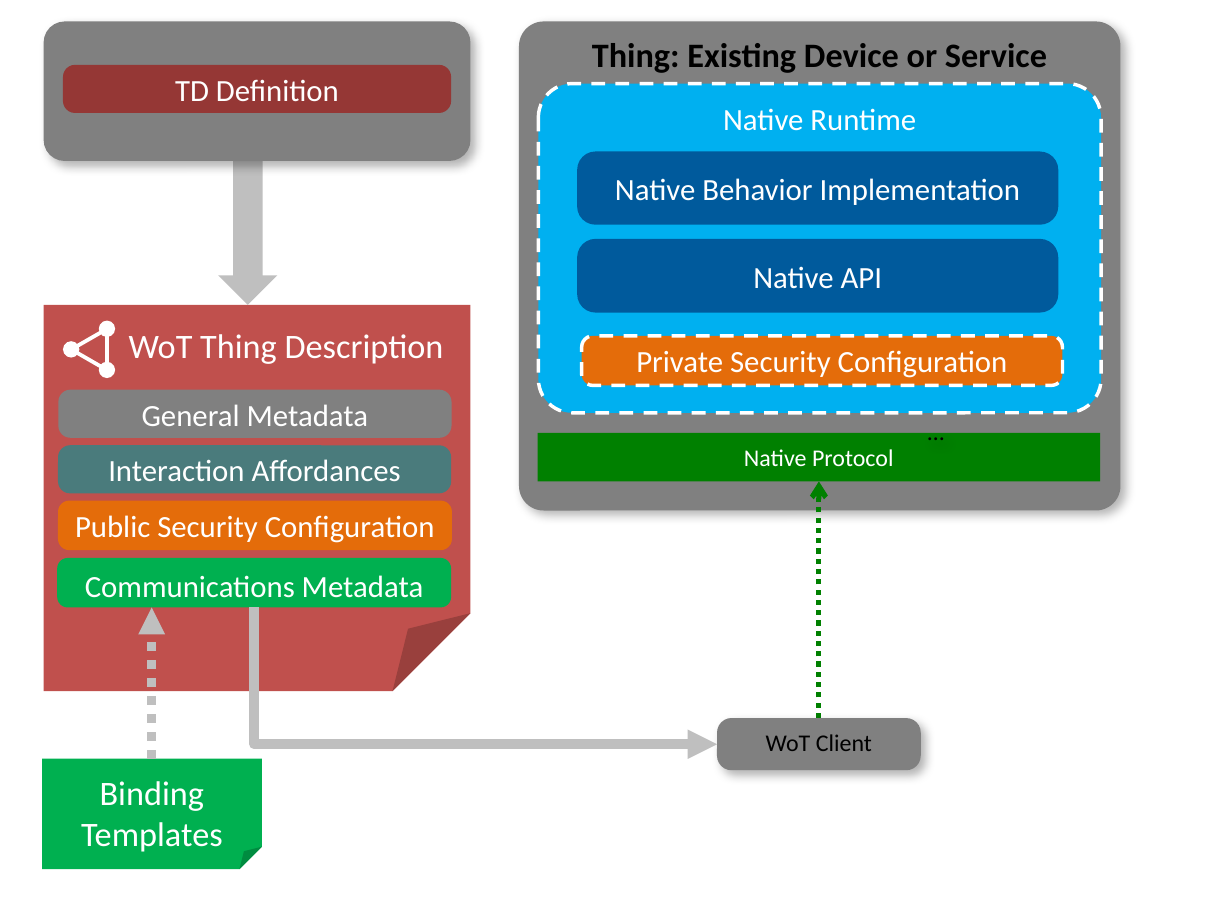
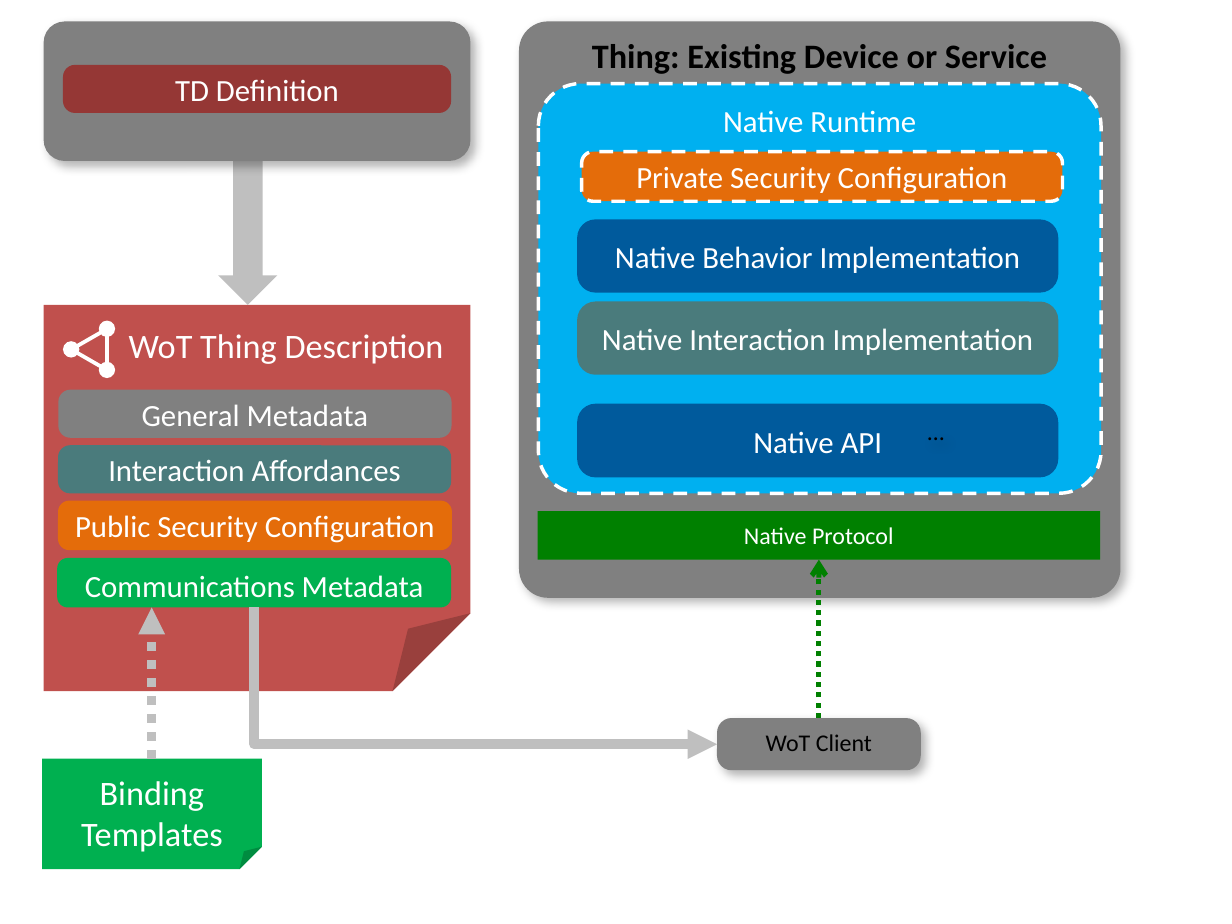
Before and after one commit to w3c/wot-architecture, a slide deck: slide 11 of images/wot-architecture-figures-new2.pptx. Drawn at 1232x924 pixels with LibreOffice and Linux fonts; fonts in the diff are those of the drawing. Boxes give left, top, right and bottom in pixels: in the first picture for what was removed or moved away, otherwise in the second. Text is boxed around its words. In the diff, an @@ line names an element or a change of style, - is before the commit and + after.

```diff
--- a/images/wot-architecture-figures-new2.pptx
+++ b/images/wot-architecture-figures-new2.pptx
@@ rounded rectangle "Thing: Existing Device or Service": place and size @@
-rounded rectangle "Thing: Existing Device or Service" at box(519, 21, 1120, 510)
+rounded rectangle "Thing: Existing Device or Service" at box(519, 21, 1120, 598)
@@ rounded rectangle "Native Runtime": place and size @@
-rounded rectangle "Native Runtime" at box(538, 84, 1101, 413)
+rounded rectangle "Native Runtime" at box(538, 84, 1101, 494)
@@ rounded rectangle "Private Security Configuration": place and size @@
-rounded rectangle "Private Security Configuration" at box(582, 336, 1062, 386)
+rounded rectangle "Private Security Configuration" at box(582, 152, 1062, 201)
@@ rounded rectangle "Native Behavior Implementation": place and size @@
-rounded rectangle "Native Behavior Implementation" at box(578, 152, 1060, 224)
+rounded rectangle "Native Behavior Implementation" at box(578, 219, 1060, 292)
@@ rounded rectangle added at box(578, 302, 1060, 375), fill #4A7B7C, 18 pt, text #FFFFFF @@
+Native Interaction Implementation
@@ rounded rectangle "Native API": place and size @@
-rounded rectangle "Native API" at box(578, 239, 1060, 313)
+rounded rectangle "Native API" at box(578, 404, 1060, 478)
@@ rectangle "Native Protocol": place and size @@
-rectangle "Native Protocol" at box(537, 432, 1100, 480)
+rectangle "Native Protocol" at box(537, 511, 1100, 559)
@@ arrow moved from (819, 718) - (819, 482) to (819, 718) - (819, 559) @@
```
Also in this commit, not shown: 8 other slides changed.
